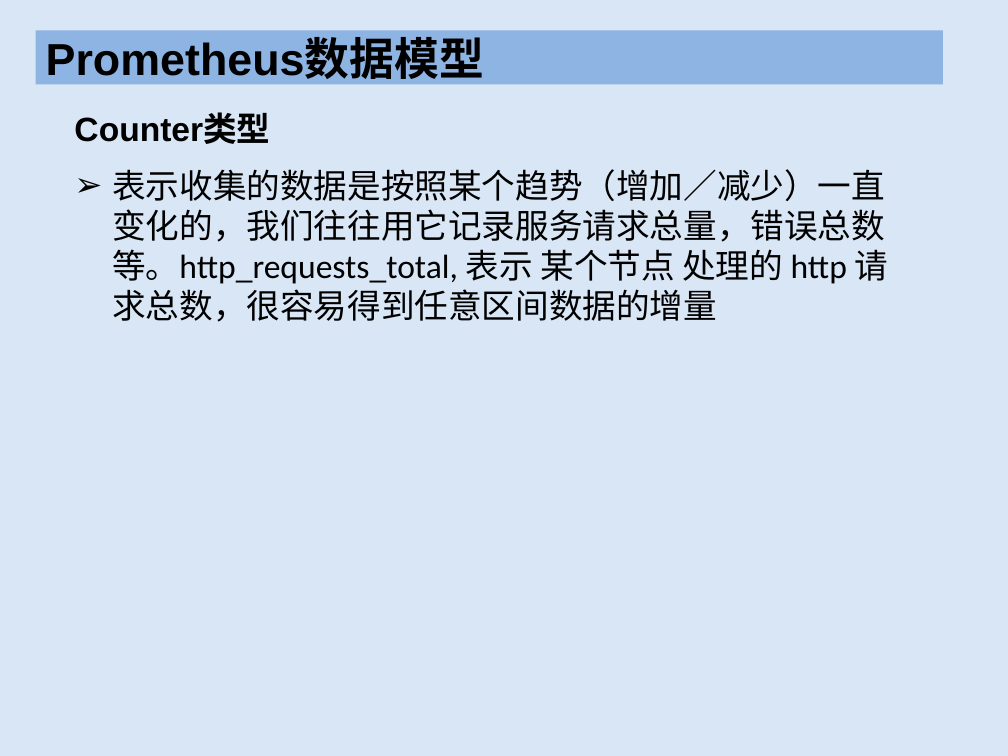
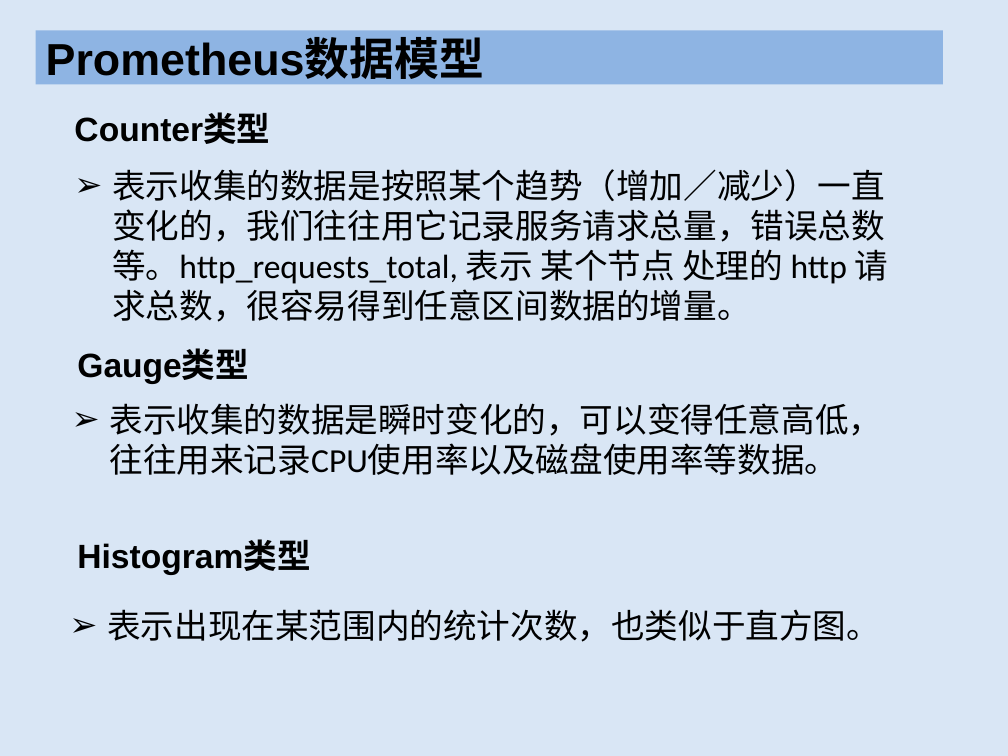
Before and after one commit to XianHuaEmma/test, a slide deck: slide 9 of Prometheus知识/Prometheus.pptx. Drawn at 1008x756 pixels with LibreOffice and Linux fonts; fonts in the diff are those of the drawing. Boxes give left, top, right and bottom in pixels: in the first picture for what was removed or moved away, otherwise in the second. Text is boxed around its words. In the diff, an @@ line names an element or a change of style, - is before the commit and + after.

Commit message:
添加Prometheus使用功能

```diff
--- a/Prometheus知识/Prometheus.pptx
+++ b/Prometheus知识/Prometheus.pptx
@@ text at [112, 169, 889, 322]: text changed @@
-➢ 表示收集的数据是按照某个趋势（增加／减少）一直变化的，我们往往用它记录服务请求总量，错误总数等。http_requests_total, 表示 某个节点 处理的 http 请求总数，很容易得到任意区间数据的增量
+➢ 表示收集的数据是按照某个趋势（增加／减少）一直变化的，我们往往用它记录服务请求总量，错误总数等。http_requests_total, 表示 某个节点 处理的 http 请求总数，很容易得到任意区间数据的增量。
@@ text added at [77, 351, 249, 384], 24 pt, text #000000, bold @@
+Gauge类型
@@ text added at [110, 403, 883, 475], 24 pt, text #000000 @@
+➢ 表示收集的数据是瞬时变化的，可以变得任意高低，往往用来记录CPU使用率以及磁盘使用率等数据。
@@ text added at [77, 541, 310, 575], 24 pt, text #000000, bold @@
+Histogram类型
@@ text added at [107, 609, 880, 642], 24 pt, text #000000 @@
+➢ 表示出现在某范围内的统计次数，也类似于直方图。
```
Also in this commit, not shown: 3 other slides changed, 2 slides added, 1 other file.
